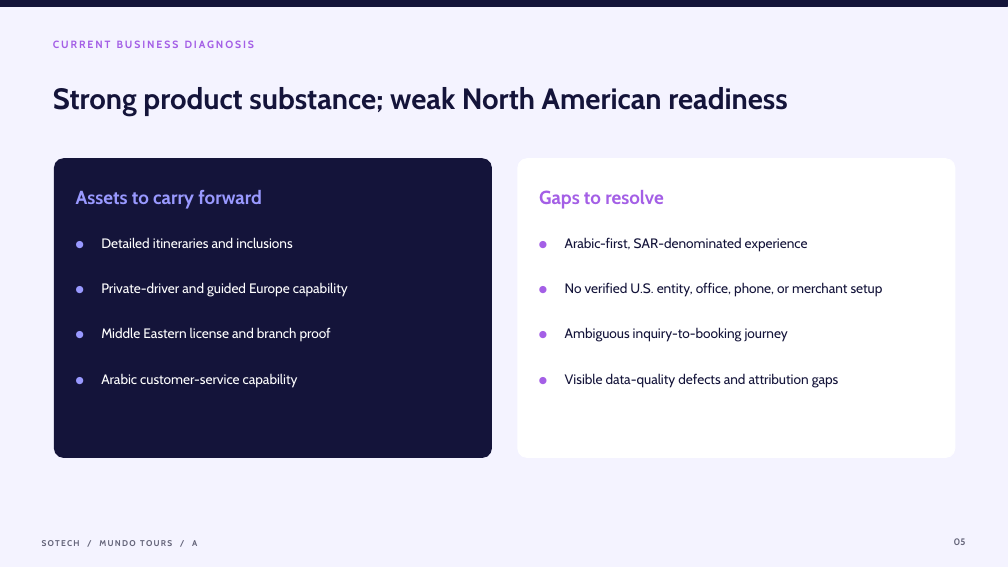
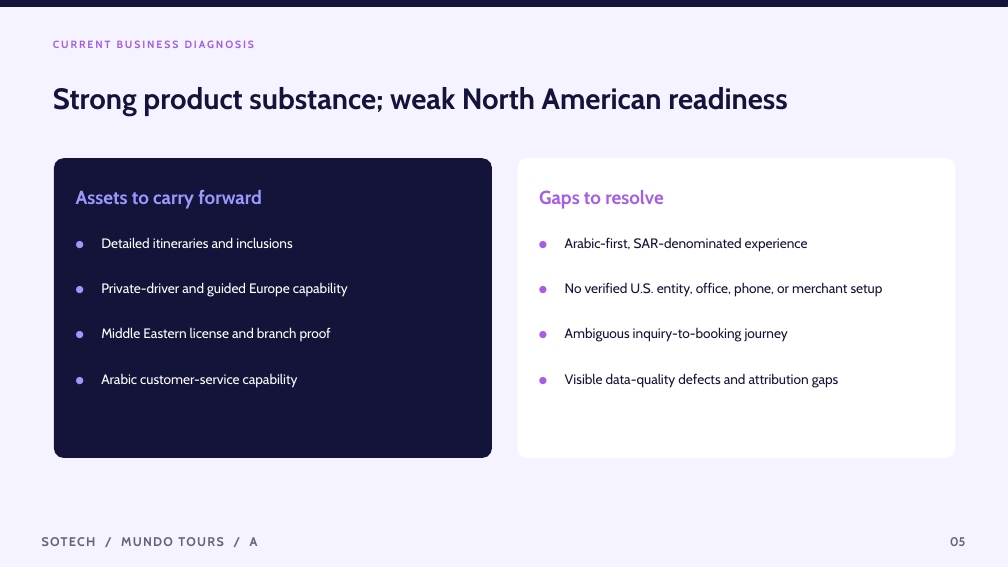
Before and after one commit to thesocialtech/sotech-public-deliverables, a slide deck: slide 5 of deliverables/SOT-2041/mundo-tours-deck-a.pptx. Drawn at 1008x567 pixels with LibreOffice and Linux fonts; fonts in the diff are those of the drawing. Boxes give left, top, right and bottom in pixels: in the first picture for what was removed or moved away, otherwise in the second. Text is boxed around its words. In the diff, an @@ line names an element or a change of style, - is before the commit and + after.

Commit message:
Add keyword-data caveat to Mundo Tours Deck A

```diff
--- a/deliverables/SOT-2041/mundo-tours-deck-a.pptx
+++ b/deliverables/SOT-2041/mundo-tours-deck-a.pptx
@@ text "SOTECH / MUNDO TOURS / ..." at (42, 537, 258, 546): size 8 to 12 pt @@
@@ text "05" at (950, 537, 966, 546): size 9 to 12 pt @@
```
Also in this commit, not shown: 16 other slides changed, 1 other file.
